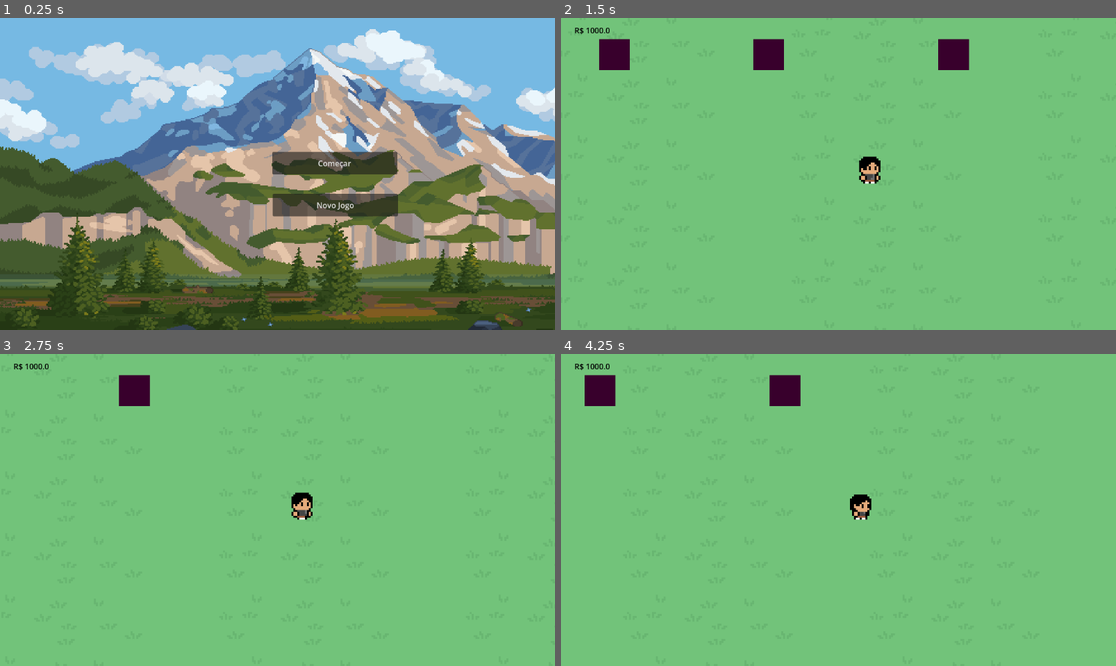
Above: before the commit, frames 1-4 (two rows, left to right).
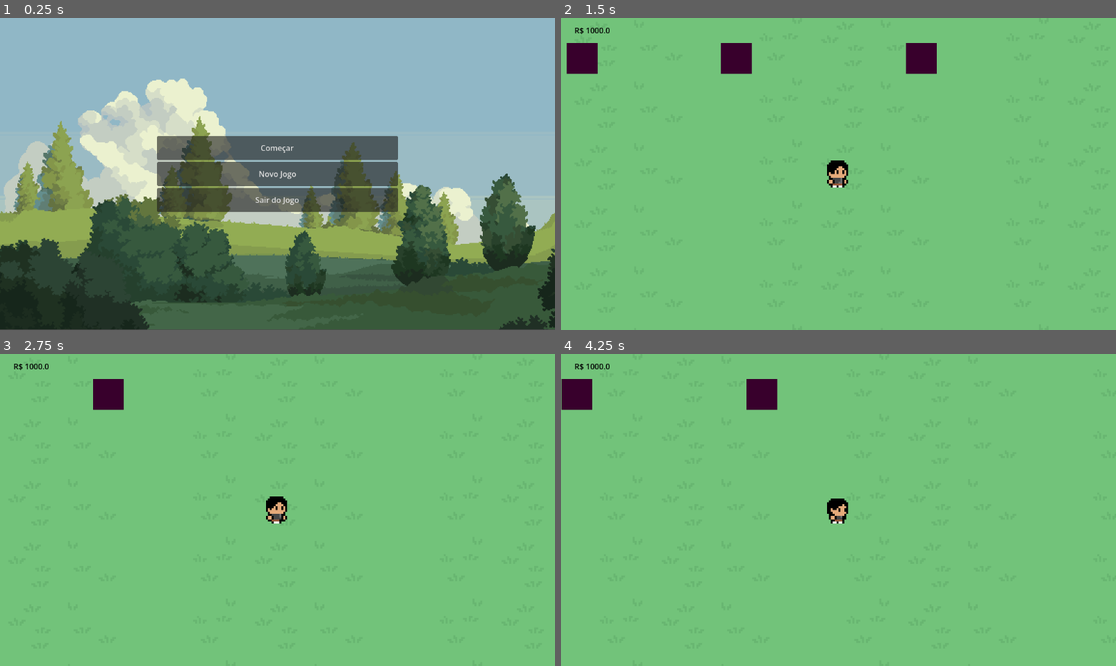
Above: after the commit, the same moments.

Repository: raul4500/mundo-financeiro
Game: Godot game, scene res://scenes/main_menu.tscn
The game is run twice, just before and just after one commit, with the same random seed, the same clock (stepped at 60 frames per second) and the same inputs.
Inputs:
- Up to frame 1 (0.25 s): no input
- Up to frame 2 (1.5 s): click "Começar" at 0.5 s; tap Enter (ui_accept) at 1.25 s; hold D (move_right) from 1.28 s (still down); hold Shift (run) from 1.28 s (still down)
- Up to frame 3 (2.75 s): keep holding D (move_right); tap Enter (ui_accept) at 1.52, 2.27 s; release Shift (run) at 2.03 s; tap Shift (run) at 2.1 s
- Up to frame 4 (4.25 s): release D (move_right) at 2.78 s; hold A (move_left) 2.78-3.53 s; hold Shift (run) 2.78-3.53 s; hold D (move_right) from 3.53 s (still down); tap Shift (run) at 3.6 s; tap Enter (ui_accept) at 3.77 s

The runs differ from the first frame. In frame 1, 92% of the frame differs, in the area x 0-100%, y 0-100%; in frame 2, 4.0%; in frame 3, 1.6%; in frame 4, 2.3%.

Commit message:
New features
fixed background images, added pause menu and exit button on main menu

Diff:
--- a/scenes/main_game.tscn
+++ b/scenes/main_game.tscn
@@ -6,6 +6,7 @@
 [ext_resource type="Texture2D" uid="uid://bn25wcp4u05qr" path="res://assests/sprites/1 Tiles/Tile_04.png" id="2_d2op2"]
 [ext_resource type="Script" uid="uid://b1lnuqk4aqlo7" path="res://scripts/minigame_door.gd" id="4_0rdsr"]
 [ext_resource type="Script" uid="uid://dcbgk5qjcltii" path="res://scripts/hud_control.gd" id="5_ygxny"]
+[ext_resource type="PackedScene" uid="uid://cha446b7n3r5r" path="res://scenes/pause_menu.tscn" id="6_70vka"]
 [ext_resource type="Script" uid="uid://d3vy1q2be0o6j" path="res://scripts/shop.gd" id="7_wi4c7"]
 
 [sub_resource type="TileSetAtlasSource" id="TileSetAtlasSource_72e8q"]
@@ -846,11 +847,6 @@
 [node name="raul" parent="." unique_id=1495462931 instance=ExtResource("2_72e8q")]
 position = Vector2(577, 292)
 
-[node name="Camera2D" type="Camera2D" parent="raul" unique_id=568387056]
-position = Vector2(0, 2)
-zoom = Vector2(4, 4)
-position_smoothing_enabled = true
-
 [node name="Hud" type="CanvasLayer" parent="raul" unique_id=1537627006]
 
 [node name="HudControl" type="Control" parent="raul/Hud" unique_id=1804946146]
@@ -871,6 +867,20 @@
 offset_bottom = 35.0
 text = "R$ 100,00"
 
+[node name="CanvasLayer" type="CanvasLayer" parent="raul" unique_id=488745734]
+process_mode = 3
+
+[node name="pause_menu" parent="raul/CanvasLayer" unique_id=2075846777 instance=ExtResource("6_70vka")]
+anchors_preset = 0
+anchor_right = 0.0
+anchor_bottom = 0.0
+offset_left = 312.0
+offset_top = 118.0
+offset_right = 839.0
+offset_bottom = 481.0
+grow_horizontal = 1
+grow_vertical = 1
+
 [node name="minigame_door" type="Area2D" parent="." unique_id=1388088722]
 script = ExtResource("4_0rdsr")
 
--- a/scenes/main_menu.tscn
+++ b/scenes/main_menu.tscn
@@ -1,39 +1,54 @@
 [gd_scene format=3 uid="uid://b84dtjt10qpnb"]
 
 [ext_resource type="Script" uid="uid://cqdxt6jav7hbq" path="res://scripts/main_menu.gd" id="1_ekxnf"]
-[ext_resource type="Texture2D" uid="uid://beslbk8cbypym" path="res://assests/sprites/backgrounds/nature_3/orig.png" id="1_l6cm7"]
+[ext_resource type="Texture2D" uid="uid://b0w6s2q7h5b42" path="res://assests/sprites/backgrounds/nature_4/orig.png" id="2_ekxnf"]
 
 [node name="main_menu" type="Control" unique_id=1154258972]
 layout_mode = 3
 anchor_right = 1.0
 anchor_bottom = 1.416
-offset_right = 224.0
-offset_bottom = -89.56799
+offset_bottom = -269.568
 grow_horizontal = 2
 grow_vertical = 2
+size_flags_horizontal = 4
 script = ExtResource("1_ekxnf")
 
-[node name="background" type="Sprite2D" parent="." unique_id=831246573]
-position = Vector2(706.06244, 336.62503)
-scale = Vector2(2.628255, 2.1751542)
-texture = ExtResource("1_l6cm7")
+[node name="TextureRect" type="TextureRect" parent="." unique_id=65784137]
+layout_mode = 0
+offset_right = 1152.0
+offset_bottom = 647.0
+texture = ExtResource("2_ekxnf")
 
-[node name="start" type="Button" parent="." unique_id=1633250388]
-layout_mode = 0
-offset_left = 565.0
-offset_top = 278.0
-offset_right = 825.0
-offset_bottom = 325.0
+[node name="GridContainer" type="GridContainer" parent="." unique_id=1809211919]
+layout_mode = 1
+anchors_preset = 8
+anchor_left = 0.5
+anchor_top = 0.5
+anchor_right = 0.5
+anchor_bottom = 0.5
+offset_left = -43.0
+offset_top = -33.0
+offset_right = 43.0
+offset_bottom = 33.0
+grow_horizontal = 2
+grow_vertical = 2
+
+[node name="start" type="Button" parent="GridContainer" unique_id=1633250388]
+custom_minimum_size = Vector2(0, 50)
+layout_mode = 2
 text = "Começar"
 
-[node name="novo jogo" type="Button" parent="." unique_id=1069495360]
-layout_mode = 0
-offset_left = 566.0
-offset_top = 365.0
-offset_right = 826.0
-offset_bottom = 412.0
+[node name="novo jogo" type="Button" parent="GridContainer" unique_id=1069495360]
+custom_minimum_size = Vector2(500, 50)
+layout_mode = 2
 text = "Novo Jogo
 "
 
-[connection signal="pressed" from="start" to="." method="_on_start_pressed"]
-[connection signal="pressed" from="novo jogo" to="." method="_on_novo_jogo_pressed"]
+[node name="sair do jogo" type="Button" parent="GridContainer" unique_id=1174555794]
+custom_minimum_size = Vector2(0, 50)
+layout_mode = 2
+text = "Sair do Jogo"
+
+[connection signal="pressed" from="GridContainer/start" to="." method="_on_start_pressed"]
+[connection signal="pressed" from="GridContainer/novo jogo" to="." method="_on_novo_jogo_pressed"]
+[connection signal="pressed" from="GridContainer/sair do jogo" to="." method="_on_sair_do_jogo_pressed"]
--- a/scenes/minigame.tscn
+++ b/scenes/minigame.tscn
@@ -1,6 +1,7 @@
 [gd_scene format=4 uid="uid://dun3niuvduqbh"]
 
 [ext_resource type="Texture2D" uid="uid://ck82mxnb6i576" path="res://assests/sprites/1 Tiles/Tile_02.png" id="1_8aj84"]
+[ext_resource type="Script" uid="uid://cq12h13ej6w8n" path="res://scripts/minigame.gd" id="1_22jyr"]
 [ext_resource type="Texture2D" uid="uid://bf07ol3j5spih" path="res://assests/sprites/1 Tiles/Tile_03.png" id="2_r7q0m"]
 [ext_resource type="Texture2D" uid="uid://eig14j4su2a" path="res://assests/sprites/1 Tiles/Tile_12.png" id="3_22jyr"]
 [ext_resource type="Texture2D" uid="uid://cmrleufggsal5" path="res://assests/sprites/1 Tiles/Tile_13.png" id="4_d5m6k"]
@@ -852,6 +853,7 @@
 sources/94 = SubResource("TileSetAtlasSource_jqc13")
 
 [node name="minigame" type="Node2D" unique_id=843873475]
+script = ExtResource("1_22jyr")
 
 [node name="map" type="Node2D" parent="." unique_id=495728607]
 
@@ -861,7 +863,3 @@
 
 [node name="raul-minigame" parent="." unique_id=1701924158 instance=ExtResource("96_r7q0m")]
 position = Vector2(6, 377)
-
-[node name="Camera2D" type="Camera2D" parent="raul-minigame" unique_id=2070999568]
-zoom = Vector2(2.5, 2.5)
-position_smoothing_speed = 0.0
--- a/scenes/pause_menu.tscn
+++ b/scenes/pause_menu.tscn
@@ -1,9 +1,43 @@
 [gd_scene format=3 uid="uid://cha446b7n3r5r"]
 
+[ext_resource type="Script" uid="uid://c05tswtjaqw1l" path="res://scripts/pause_menu.gd" id="1_n87rw"]
+
 [node name="pause_menu" type="Control" unique_id=2075846777]
+process_mode = 3
 layout_mode = 3
 anchors_preset = 15
 anchor_right = 1.0
 anchor_bottom = 1.0
 grow_horizontal = 2
 grow_vertical = 2
+script = ExtResource("1_n87rw")
+
+[node name="VBoxContainer" type="VBoxContainer" parent="." unique_id=1019629775]
+layout_mode = 1
+anchors_preset = 8
+anchor_left = 0.5
+anchor_top = 0.5
+anchor_right = 0.5
+anchor_bottom = 0.5
+offset_left = -43.0
+offset_top = -33.0
+offset_right = 43.0
+offset_bottom = 33.0
+grow_horizontal = 2
+grow_vertical = 2
+alignment = 1
+
+[node name="continuar" type="Button" parent="VBoxContainer" unique_id=549171926]
+custom_minimum_size = Vector2(30, 10)
+layout_mode = 2
+size_flags_horizontal = 4
+text = "Continuar"
+
+[node name="sair" type="Button" parent="VBoxContainer" unique_id=1685082915]
+custom_minimum_size = Vector2(30, 10)
+layout_mode = 2
+size_flags_vertical = 8
+text = "Sair"
+
+[connection signal="pressed" from="VBoxContainer/continuar" to="." method="_on_continuar_pressed"]
+[connection signal="pressed" from="VBoxContainer/sair" to="." method="_on_sair_pressed"]
--- a/scenes/raul.tscn
+++ b/scenes/raul.tscn
@@ -236,3 +236,6 @@
 [node name="CollisionShape2D" type="CollisionShape2D" parent="." unique_id=143520596]
 position = Vector2(-0.5, 4.5)
 shape = SubResource("RectangleShape2D_tys1d")
+
+[node name="Camera2D" type="Camera2D" parent="." unique_id=777825911]
+zoom = Vector2(4, 4)
--- a/scenes/raul_minigame.tscn
+++ b/scenes/raul_minigame.tscn
@@ -115,3 +115,6 @@
 [node name="CollisionShape2D" type="CollisionShape2D" parent="." unique_id=1367336547]
 position = Vector2(0.5, 0.5)
 shape = SubResource("RectangleShape2D_ijm7n")
+
+[node name="Camera2D" type="Camera2D" parent="." unique_id=228425402]
+zoom = Vector2(4, 4)
--- a/scripts/main_menu.gd
+++ b/scripts/main_menu.gd
@@ -11,3 +11,7 @@
 	if dir:
 		dir.remove("savegame.json")
 	get_tree().change_scene_to_file("res://scenes/main_game.tscn")
+
+
+func _on_sair_do_jogo_pressed() -> void:
+	get_tree().quit()
--- /dev/null
+++ b/scripts/minigame.gd
@@ -0,0 +1,6 @@
+extends Node2D
+
+
+# Called when the node enters the scene tree for the first time.
+func _ready() -> void:
+	pass
--- /dev/null
+++ b/scripts/pause_menu.gd
@@ -0,0 +1,29 @@
+extends Control
+
+func _ready():
+	visible = false
+
+func toggle_pause():
+	var paused = get_tree().paused
+
+	get_tree().paused = !paused
+	visible = !visible
+
+	if !paused:
+		Input.set_mouse_mode(Input.MOUSE_MODE_VISIBLE)
+	else:
+		Input.set_mouse_mode(Input.MOUSE_MODE_CAPTURED)
+
+func _input(event: InputEvent) -> void:
+	if Input.is_action_just_pressed("ui_cancel"):
+		toggle_pause()
+
+func _on_sair_pressed() -> void:
+	get_tree().paused = false
+	visible = false
+	get_tree().change_scene_to_file("res://scenes/main_menu.tscn")
+
+
+func _on_continuar_pressed() -> void:
+	get_tree().paused = false
+	visible = false
--- a/singletons/data.gd
+++ b/singletons/data.gd
@@ -35,7 +35,7 @@
 	#player.global_position = Vector2(pos["x"], pos["y"])
 
 var save_timer := 0.0
-var save_interval := 10.0 # segundos
+var save_interval := 100.0 # segundos
 
 func _process(delta):
 	save_timer += delta
Not shown, added: scripts/minigame.gd.uid
Not shown, added: scripts/pause_menu.gd.uid
